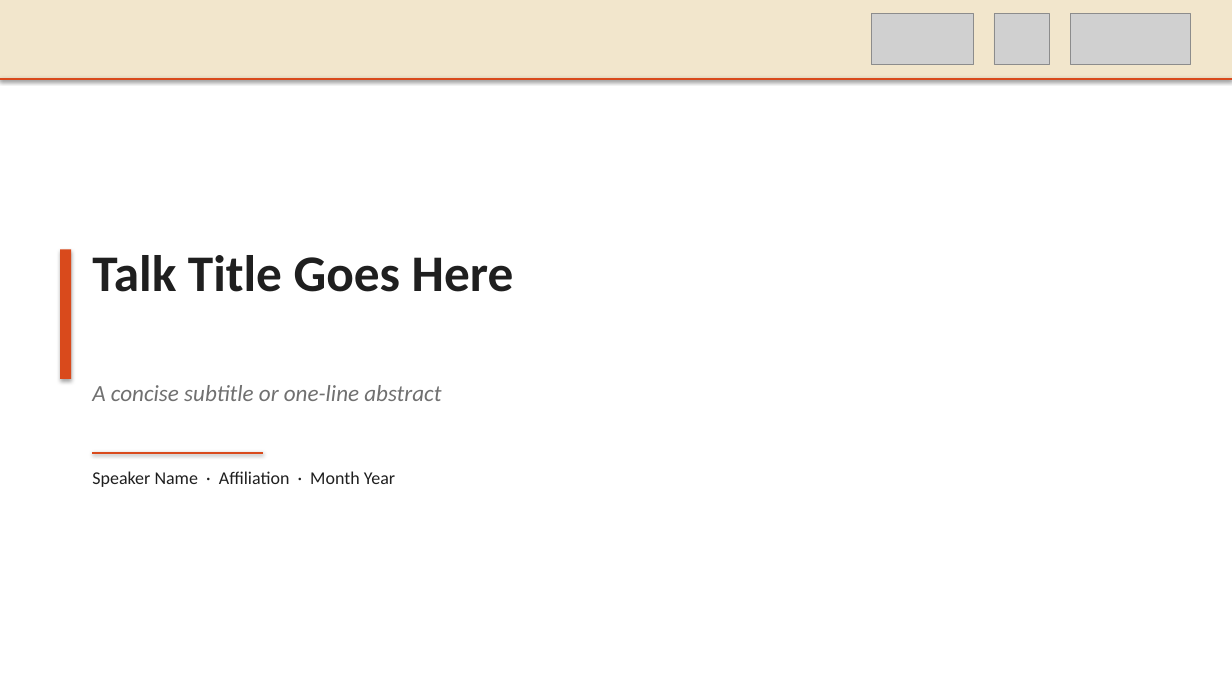
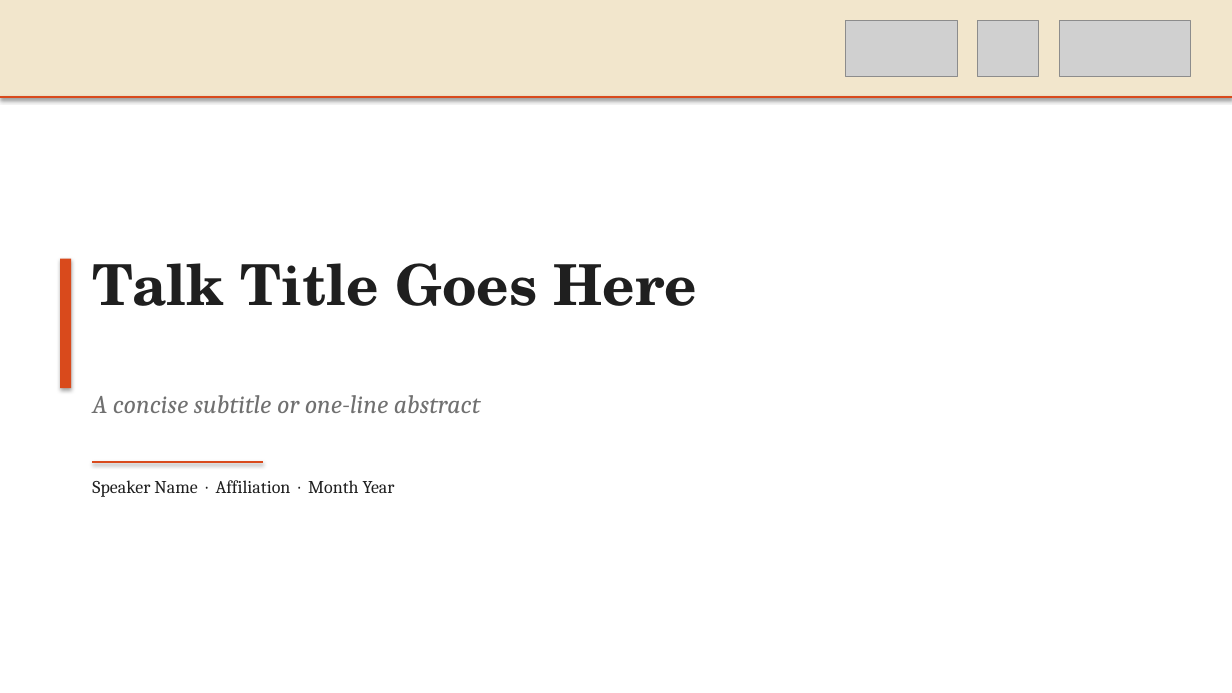
Before and after one commit to preordinary/KCLNLP_SlidesTemplate, a slide deck: slide 1 of templates/tree_yellow_texture/KCLNLP_TreeYellow.pptx. Drawn at 1232x693 pixels with LibreOffice and Linux fonts; fonts in the diff are those of the drawing; grey boxes stand for pictures. Boxes give left, top, right and bottom in pixels: in the first picture for what was removed or moved away, otherwise in the second. Text is boxed around its words. In the diff, an @@ line names an element or a change of style, - is before the commit and + after.

```diff
--- a/templates/tree_yellow_texture/KCLNLP_TreeYellow.pptx
+++ b/templates/tree_yellow_texture/KCLNLP_TreeYellow.pptx
@@ rectangle: place and size @@
-rectangle at <box>0,0,1232,79</box>
+rectangle at <box>0,0,1232,97</box>
@@ picture: place and size @@
-picture at <box>872,14,974,65</box>
+picture at <box>846,21,958,77</box>
@@ picture: place and size @@
-picture at <box>994,14,1051,65</box>
+picture at <box>978,21,1039,77</box>
@@ picture: place and size @@
-picture at <box>1070,14,1190,65</box>
+picture at <box>1059,21,1190,77</box>
@@ line moved from (0, 79) - (1232, 79) to (0, 97) - (1232, 97) @@
@@ text "Talk Title Goes Here" at <box>92,263,697,306</box>: size 40 to 44 pt, font Calibri to TeX Gyre Schola @@
@@ text "A concise subtitle or one-line ..." at <box>92,395,481,413</box>: size 18 to 20 pt, font Calibri to Cambria @@
@@ 3 texts, 1 rectangle, 1 line: place and size @@
-3 texts, 1 rectangle, 1 line at <box>60,250,514,487</box>
+3 texts, 1 rectangle, 1 line at <box>60,259,697,497</box>
@@ text "Speaker Name · Affiliation · ..." at <box>92,480,395,497</box>: font Calibri to Cambria @@
```
Also in this commit, not shown: 4 other slides changed, 3 other files.
